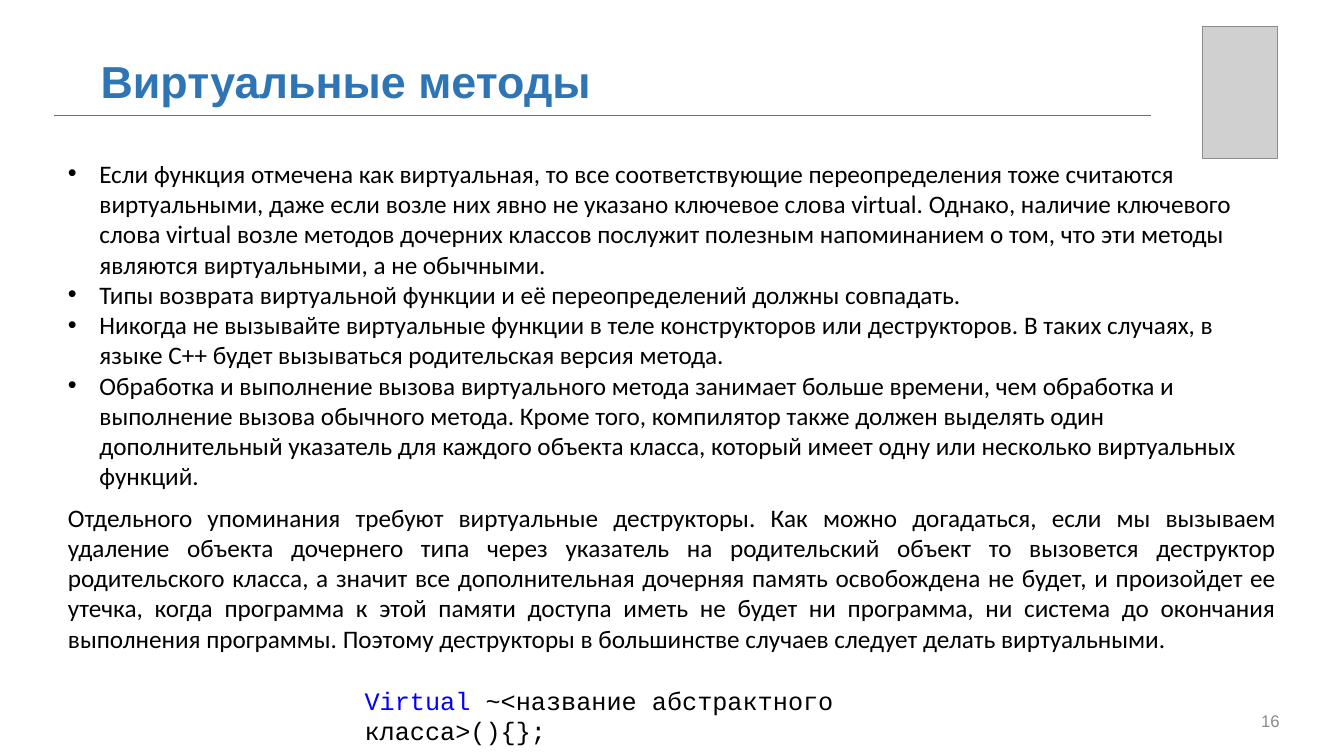
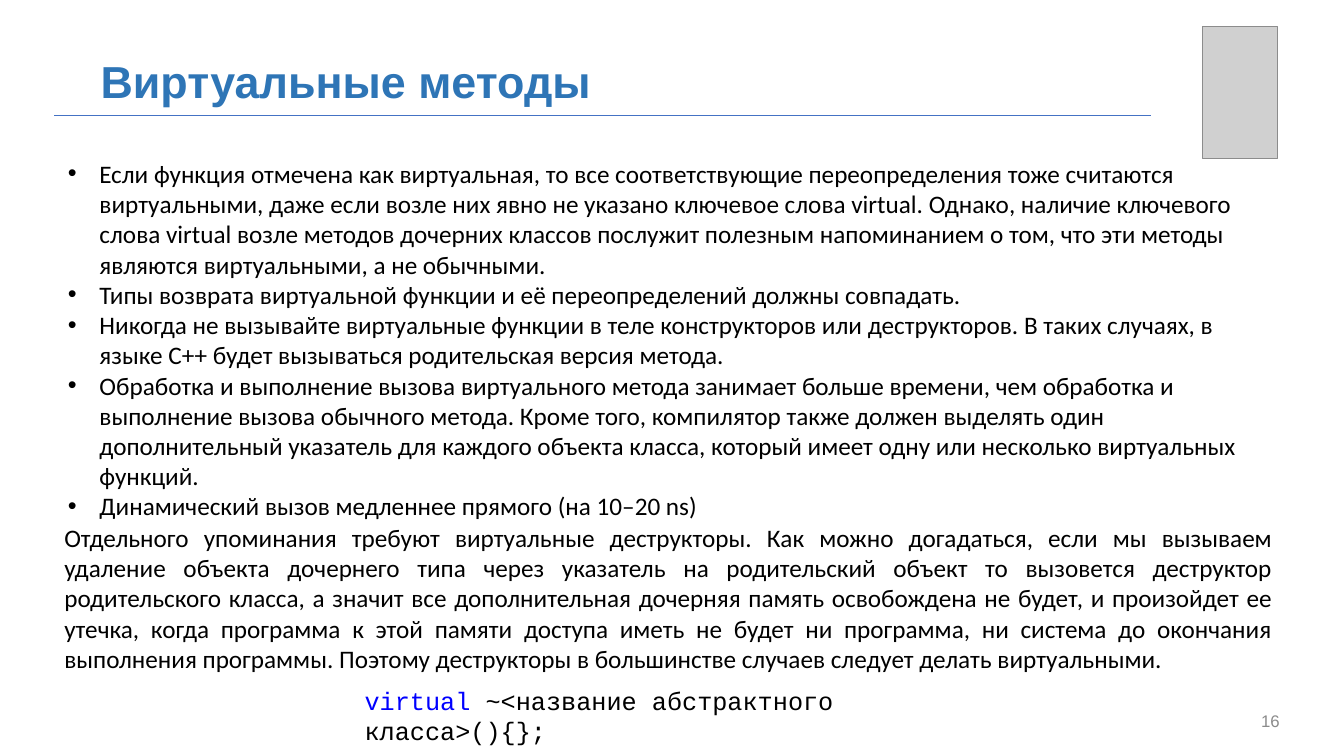
Before and after one commit to MUCTR-IKT-CPP/cpp_course, a slide deck: slide 16 of Лекции/2025/6/Абстрактные классы.pptx. Drawn at 1344x756 pixels with LibreOffice and Linux fonts; fonts in the diff are those of the drawing; grey boxes stand for pictures; background and template pictures are left out. Boxes give left, top, right and bottom in pixels: in the first picture for what was removed or moved away, otherwise in the second. Text is boxed around its words. In the diff, an @@ line names an element or a change of style, - is before the commit and + after.

```diff
--- a/Лекции/2025/6/Абстрактные классы.pptx
+++ b/Лекции/2025/6/Абстрактные классы.pptx
@@ text at [99,496,697,519]: paragraph added @@
+• Динамический вызов медленнее прямого (на 10–20 ns)
@@ text "Отдельного упоминания требуют виртуальные деструкторы. ...": place and size @@
-text "Отдельного упоминания требуют виртуальные деструкторы. ..." at [68,510,1276,652]
+text "Отдельного упоминания требуют виртуальные деструкторы. ..." at [64,530,1272,672]
@@ text at [365,691,833,746]: text changed @@
-Virtual ~<название абстрактного класса>(){};
+virtual ~<название абстрактного класса>(){};
```
Also in this commit, not shown: 2 other slides changed, 4 slides added, 1 other file.
